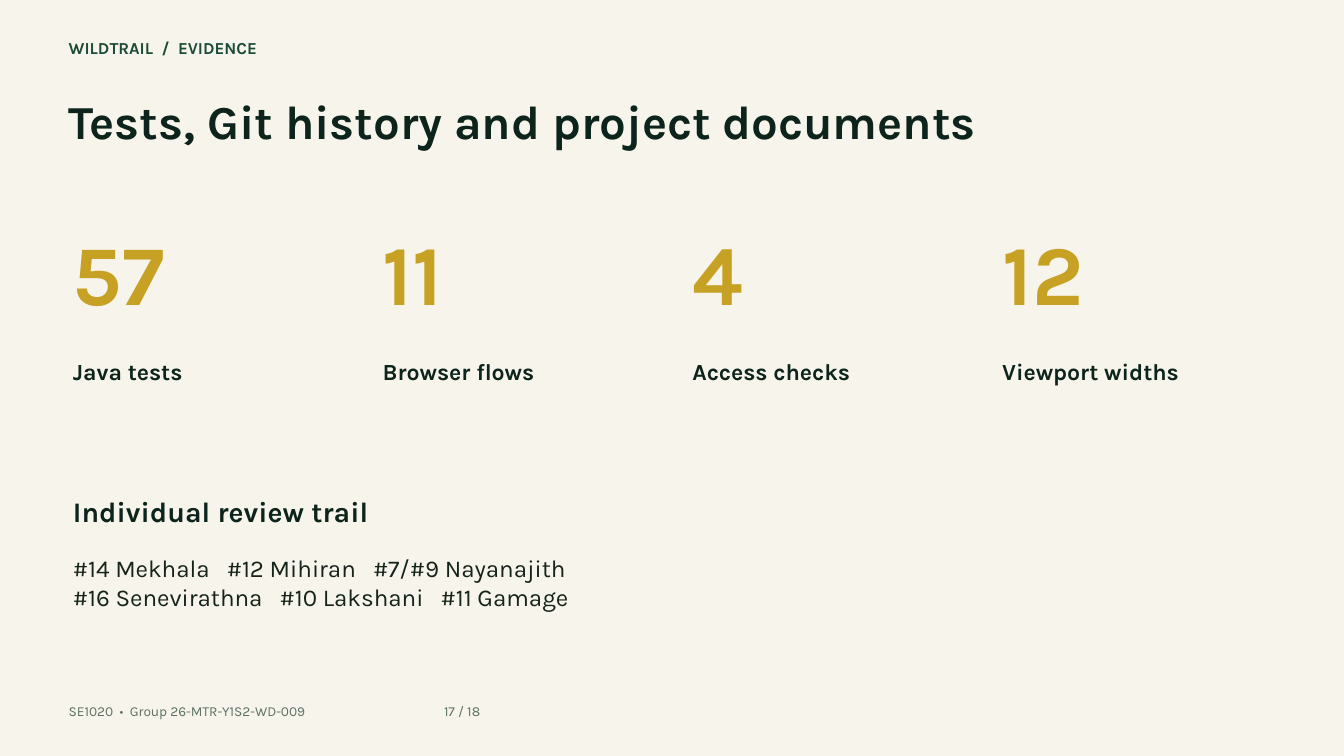
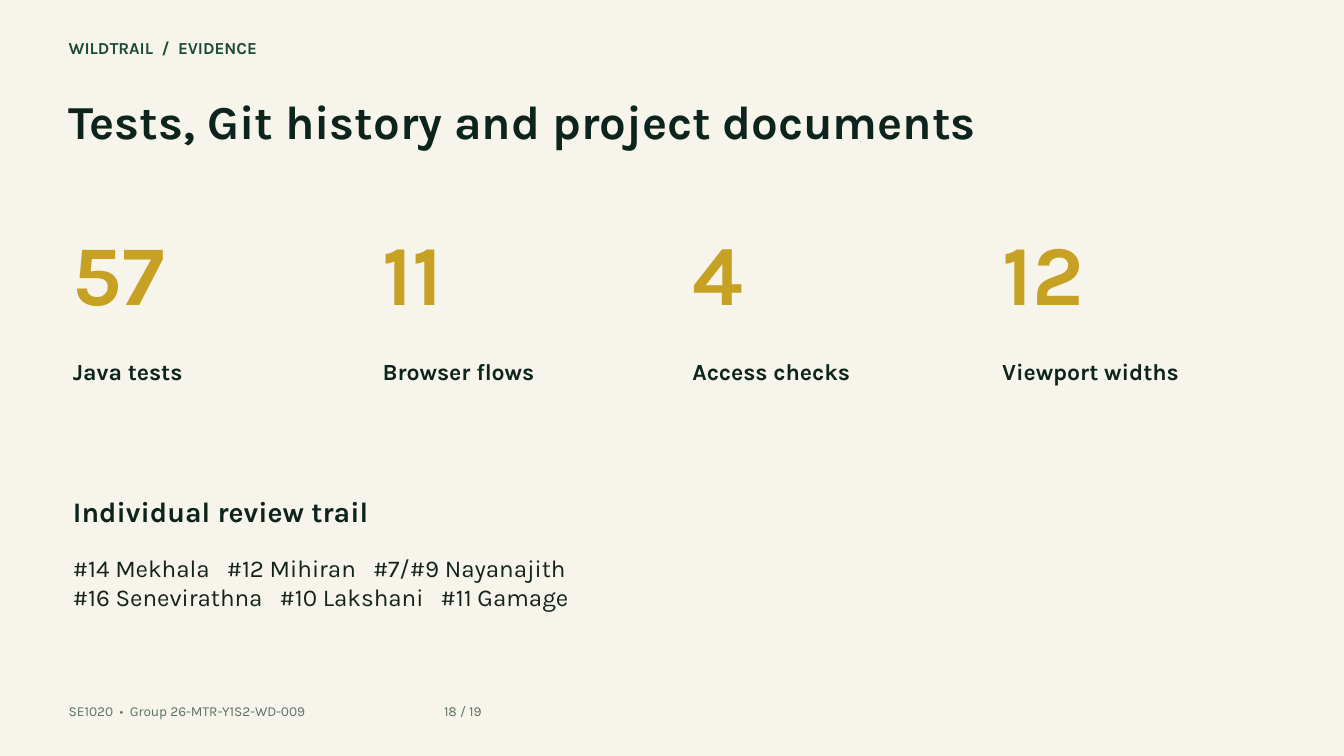
Before and after one commit to IT26100896/WildTrail-Public-Source, a slide deck: slide 18 of docs/WildTrail-Integrated-Presentation.pptx (slide 17 before the commit). Drawn at 1344x756 pixels with LibreOffice and Linux fonts; fonts in the diff are those of the drawing. Boxes give left, top, right and bottom in pixels: in the first picture for what was removed or moved away, otherwise in the second. Text is boxed around its words. In the diff, an @@ line names an element or a change of style, - is before the commit and + after.

```diff
--- a/docs/WildTrail-Integrated-Presentation.pptx
+++ b/docs/WildTrail-Integrated-Presentation.pptx
@@ text at <box>69,707,481,719</box>: text changed @@
-SE1020 • Group 26-MTR-Y1S2-WD-009 17 / 18
+SE1020 • Group 26-MTR-Y1S2-WD-009 18 / 19
```
Also in this commit, not shown: 16 other slides changed, 1 slide added, 1 other file.
